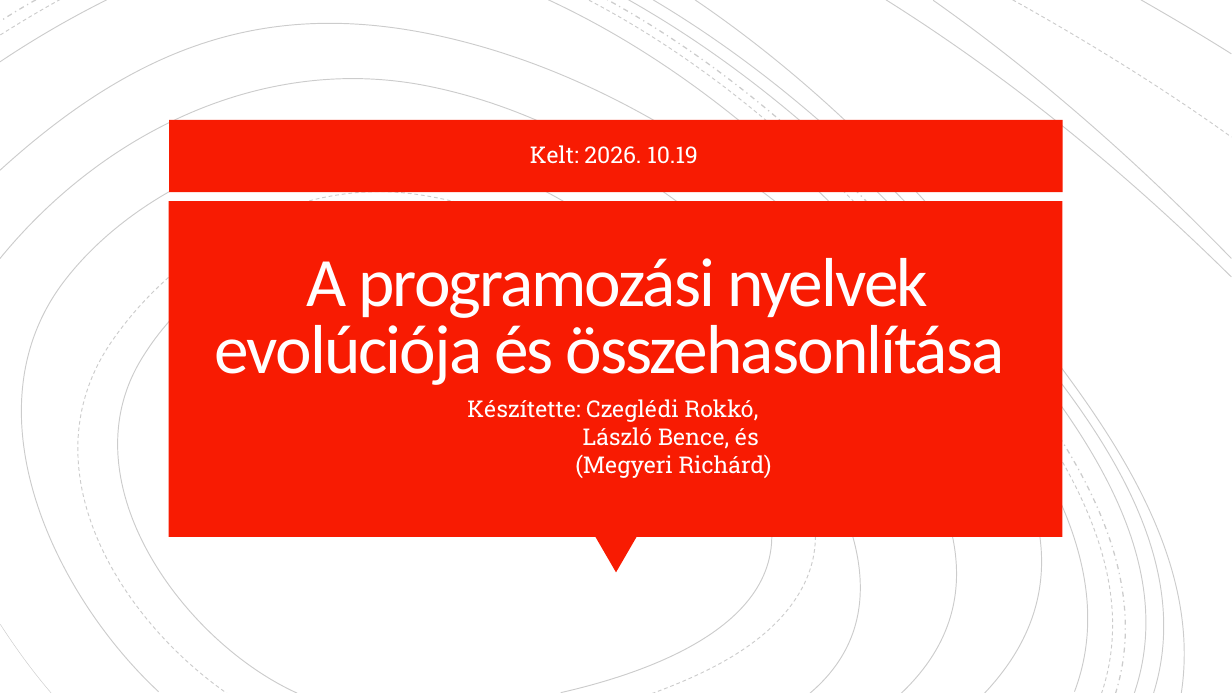
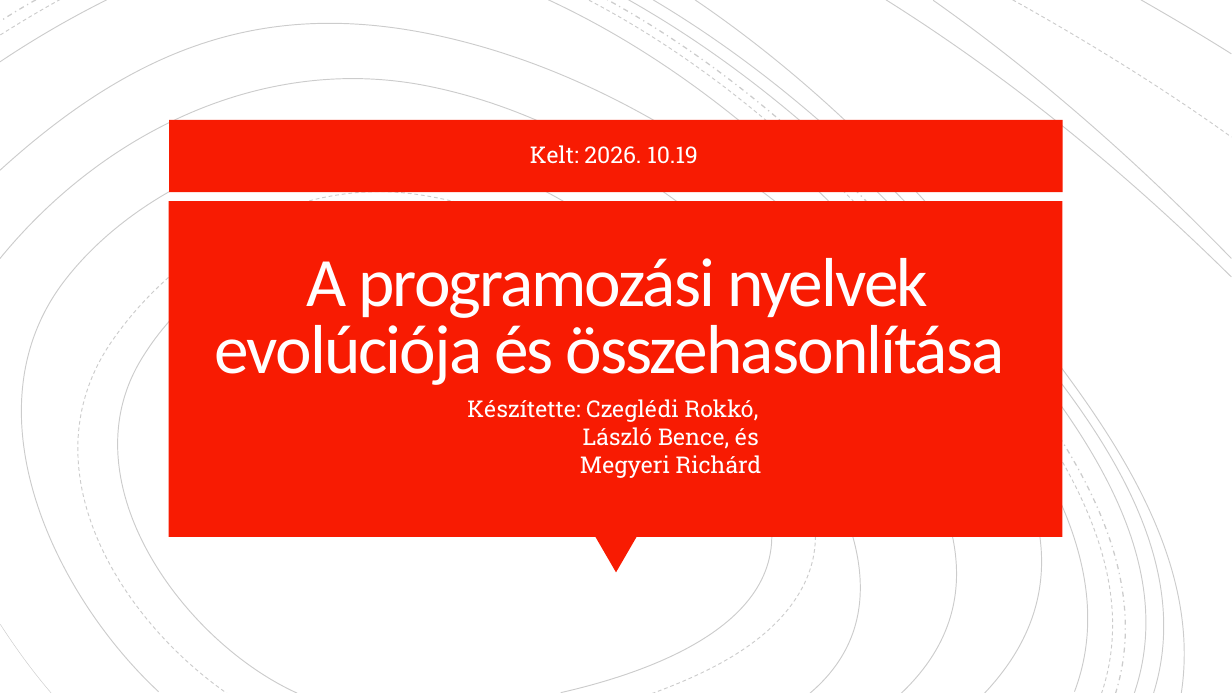
Before and after one commit to Minecraftprovsnoob/Projekt-munka, a slide deck: slide 1 of projekt ppt.pptx. Drawn at 1232x693 pixels with LibreOffice and Linux fonts; fonts in the diff are those of the drawing. Boxes give left, top, right and bottom in pixels: in the first picture for what was removed or moved away, otherwise in the second. Text is boxed around its words. In the diff, an @@ line names an element or a change of style, - is before the commit and + after.

```diff
--- a/projekt ppt.pptx
+++ b/projekt ppt.pptx
@@ subtitle at <box>467,399,762,478</box>: text changed @@
-Készítette: Czeglédi Rokkó,
-László Bence, és
-(Megyeri Richárd)
+Készítette: Czeglédi Rokkó,
+László Bence, és
+Megyeri Richárd
```
Also in this commit, not shown: 1 other slide changed, 1 slide added, 1 other file.
